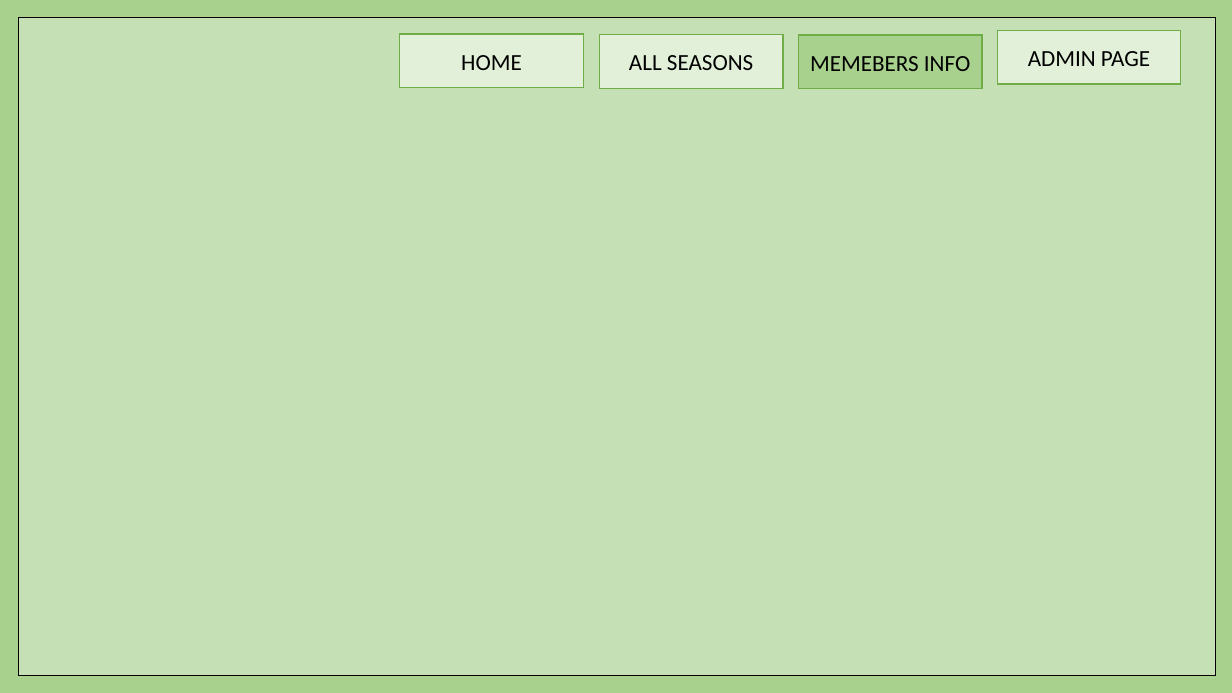
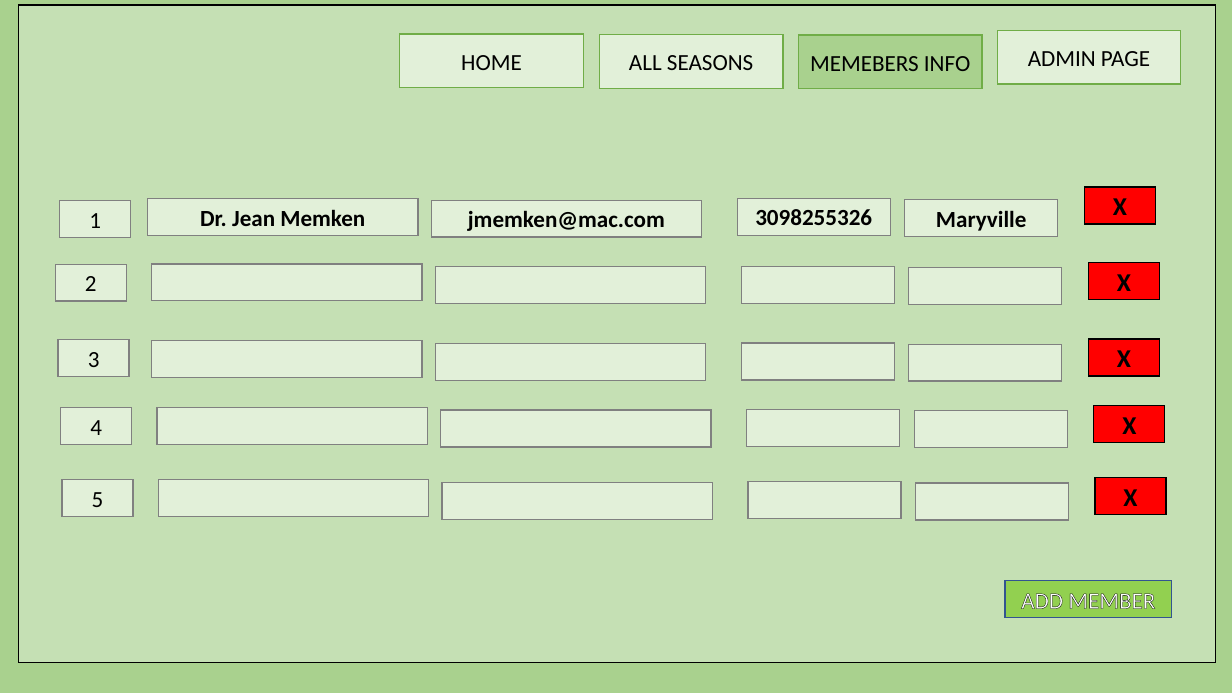
Before and after one commit to harishvavilala/Betterhappo, a slide deck: slide 13 of Powerpoints/BannerManagment.pptx. Drawn at 1232x693 pixels with LibreOffice and Linux fonts; fonts in the diff are those of the drawing. Boxes give left, top, right and bottom in pixels: in the first picture for what was removed or moved away, otherwise in the second. Text is boxed around its words. In the diff, an @@ line names an element or a change of style, - is before the commit and + after.

Commit message:
Contact Page Created

```diff
--- a/Powerpoints/BannerManagment.pptx
+++ b/Powerpoints/BannerManagment.pptx
@@ rectangle: place and size @@
-rectangle at box(18, 18, 1215, 676)
+rectangle at box(18, 5, 1215, 663)
@@ rectangle added at box(60, 201, 131, 238), fill #E2F0D9, outline #808080 1 pt, 18 pt, text #000000 @@
+1
@@ rectangle added at box(148, 199, 419, 236), fill #E2F0D9, outline #808080 1 pt, 18 pt, text #000000, bold @@
+Dr. Jean Memken
@@ rectangle added at box(432, 201, 702, 238), fill #E2F0D9, outline #808080 1 pt, 18 pt, text #000000, bold @@
+jmemken@mac.com
@@ rectangle added at box(738, 199, 891, 236), fill #E2F0D9, outline #808080 1 pt, 18 pt, text #000000, bold @@
+3098255326
@@ rectangle added at box(905, 200, 1058, 237), fill #E2F0D9, outline #808080 1 pt, 18 pt, text #000000, bold @@
+Maryville
@@ rectangle added at box(1085, 188, 1156, 225), fill #FF0000, outline #000000 1 pt, 20 pt, text #000000, bold @@
+X
@@ rectangle added at box(55, 264, 127, 301), fill #E2F0D9, outline #808080 1 pt, 18 pt, text #000000 @@
+2
@@ rectangle added at box(152, 264, 422, 301), fill #E2F0D9, outline #808080 1 pt @@
@@ rectangle added at box(435, 267, 706, 304), fill #E2F0D9, outline #808080 1 pt @@
@@ rectangle added at box(741, 266, 895, 303), fill #E2F0D9, outline #808080 1 pt @@
@@ rectangle added at box(909, 267, 1063, 304), fill #E2F0D9, outline #808080 1 pt @@
@@ rectangle added at box(1089, 262, 1160, 299), fill #FF0000, outline #000000 1 pt, 20 pt, text #000000, bold @@
+X
@@ rectangle added at box(58, 339, 129, 376), fill #E2F0D9, outline #808080 1 pt, 18 pt, text #000000 @@
+3
@@ rectangle added at box(152, 341, 422, 378), fill #E2F0D9, outline #808080 1 pt @@
@@ rectangle added at box(435, 344, 706, 381), fill #E2F0D9, outline #808080 1 pt @@
@@ rectangle added at box(741, 343, 895, 380), fill #E2F0D9, outline #808080 1 pt @@
@@ rectangle added at box(909, 345, 1063, 382), fill #E2F0D9, outline #808080 1 pt @@
@@ rectangle added at box(1089, 339, 1160, 376), fill #FF0000, outline #000000 1 pt, 20 pt, text #000000, bold @@
+X
@@ rectangle added at box(61, 408, 132, 445), fill #E2F0D9, outline #808080 1 pt, 18 pt, text #000000 @@
+4
@@ rectangle added at box(157, 408, 428, 445), fill #E2F0D9, outline #808080 1 pt @@
@@ rectangle added at box(441, 410, 712, 447), fill #E2F0D9, outline #808080 1 pt @@
@@ rectangle added at box(747, 409, 900, 446), fill #E2F0D9, outline #808080 1 pt @@
@@ rectangle added at box(914, 411, 1067, 448), fill #E2F0D9, outline #808080 1 pt @@
@@ rectangle added at box(1094, 406, 1165, 443), fill #FF0000, outline #000000 1 pt, 20 pt, text #000000, bold @@
+X
@@ rectangle added at box(1095, 478, 1166, 515), fill #FF0000, outline #000000 1 pt, 20 pt, text #000000, bold @@
+X
@@ rectangle added at box(62, 480, 133, 517), fill #E2F0D9, outline #808080 1 pt, 18 pt, text #000000 @@
+5
@@ rectangle added at box(158, 480, 429, 517), fill #E2F0D9, outline #808080 1 pt @@
@@ rectangle added at box(442, 482, 713, 519), fill #E2F0D9, outline #808080 1 pt @@
@@ rectangle added at box(748, 482, 901, 519), fill #E2F0D9, outline #808080 1 pt @@
@@ rectangle added at box(916, 483, 1069, 520), fill #E2F0D9, outline #808080 1 pt @@
@@ rectangle added at box(1006, 581, 1172, 618), fill #92D050, outline #325491 1 pt, 18 pt, text #FFFFFF @@
+ADD MEMBER
```
